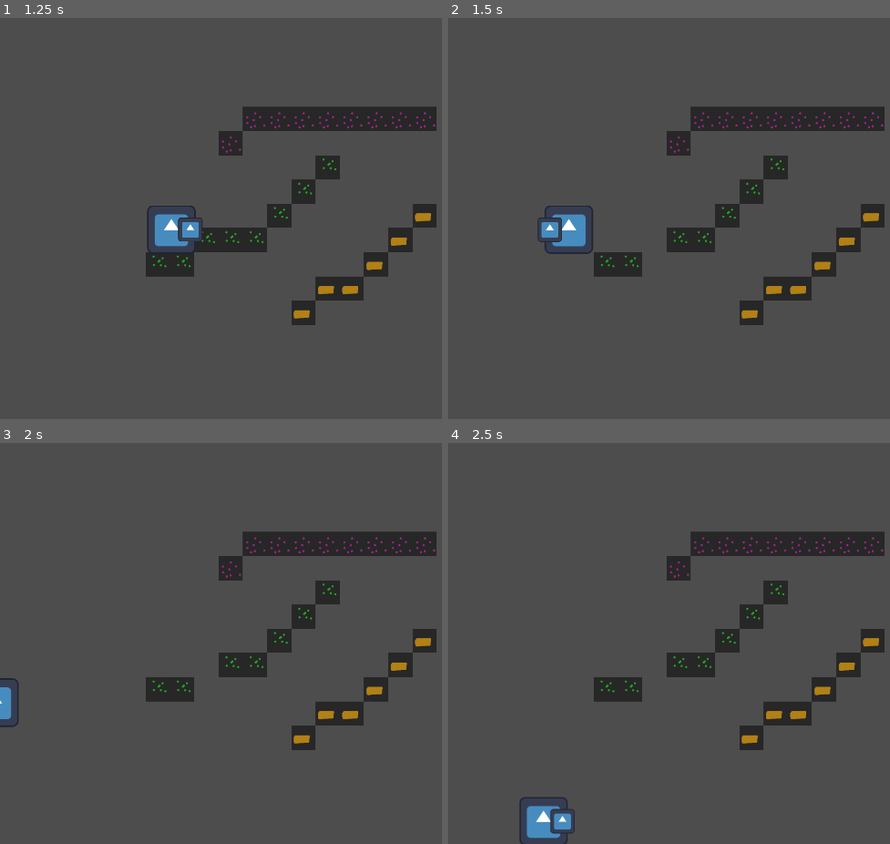
Above: before the commit, frames 1-4 (two rows, left to right).
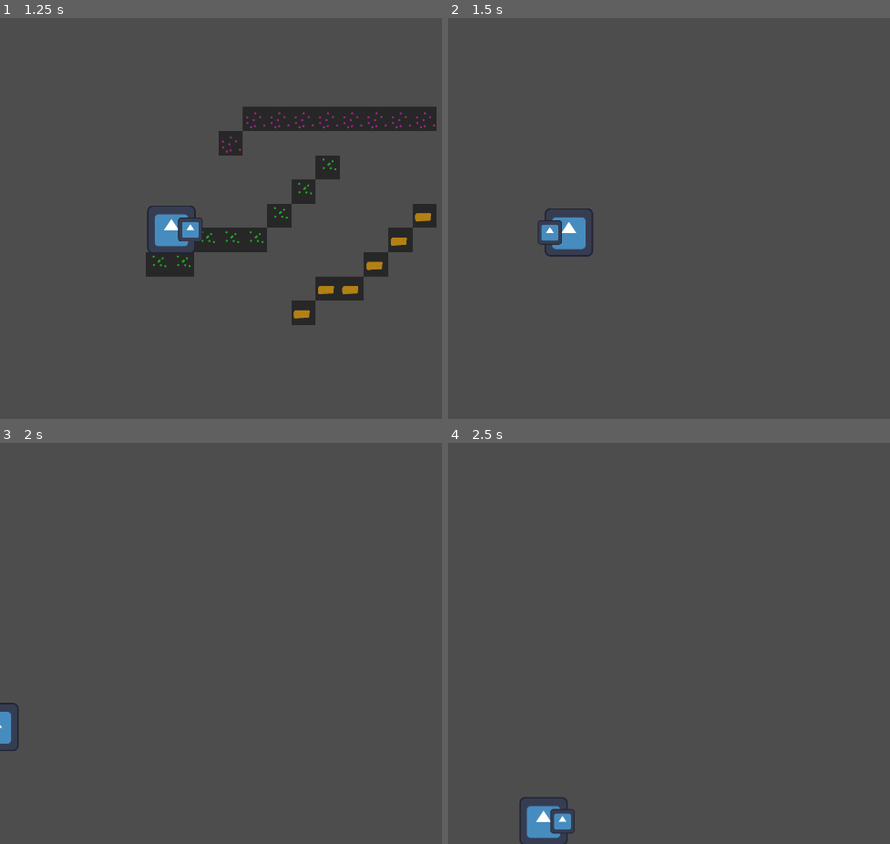
Above: after the commit, the same moments.

Repository: K2rlXYZ/UT-GameJam-23
Game: Godot game, scene res://Scenes/sandbox.tscn
Two runs of this game, one before a commit and one after it. Both use one fixed random seed, a clock stepped at 60 frames per second and the inputs below. The engine's default icon, where the game draws it, is replaced by a stand-in: a white triangle on a blue panel in a dark square.
Inputs (mouse positions are in pixels of both pictures, inside the frame that each line leads up to):
- Up to frame 1 (1.25 s): move the mouse to (outside the picture) at 0.52 s; press the mouse at (outside the picture) at 0.53 s; hold D (right) from 0.53 s (still down)
- Up to frame 2 (1.5 s): move the mouse to (664, 234) at 1.27 s; release D (right) at 1.28 s; release the mouse at (664, 234) at 1.28 s; hold A (left) from 1.28 s (still down); click (664, 234) at 1.35 s
- Up to frame 3 (2 s): keep holding A (left)
- Up to frame 4 (2.5 s): move the mouse to (885, 551) at 2.02 s; release A (left) at 2.03 s; press the mouse at (885, 551) at 2.03 s; hold D (right) from 2.03 s (still down)

Frame 1 is identical in both runs. In frame 2, 7.8% of the frame differs, in the area x 20-99%, y 22-77%; in frame 3, 7.7%; in frame 4, 7.3%.

Commit message:
mining not working correctly >;(

Diff:
--- a/Scenes/BetterTileData.gd
+++ b/Scenes/BetterTileData.gd
@@ -5,7 +5,7 @@
 var local_pos: Vector2i
 var durability: int
 
-func new(lp: Vector2i):
+func neww(lp: Vector2i, dur: int = 1) -> BetterTileData:
 	self.local_pos = lp
-	self.durability = 3
+	self.durability = dur
 	return self
--- a/Scenes/BetterTilesData.gd
+++ b/Scenes/BetterTilesData.gd
@@ -1,4 +1,6 @@
 # THIS NODES PARENT SHOULD BE A TILEMAP
+
+class_name BetterTilesData
 
 extends Node2D
 
@@ -8,7 +10,7 @@
 func _ready():
 	var tilemap = self.get_parent() as TileMap
 	for cell_coords in tilemap.get_used_cells(0):
-		lst.append(BetterTileData.new())
+		lst.append(BetterTileData.new().neww(cell_coords))
 
 
 # Called every frame. 'delta' is the elapsed time since the previous frame.
--- a/Scenes/player_character.gd
+++ b/Scenes/player_character.gd
@@ -39,8 +39,9 @@
 		var tilemap = raycast.get_collider() as TileMap
 		var local_coord = tilemap.local_to_map(tilemap.to_local(cp+vect.limit_length(20))) as Vector2i
 		tilemap.set_cell(0, local_coord, -1)
-		tilemap.fix_invalid_tiles()
-		tilemap.force_update(0)
+		tilemap.erase_cell(0, local_coord)
+		tilemap.clear_layer(0)
+
 
 
 func mine_test():
@@ -54,4 +55,8 @@
 # Called every frame. 'delta' is the elapsed time since the previous frame.
 func _physics_process(delta):
 	movement(delta)
-	mine_test()
+
+func _input(event):
+	if event is InputEventMouse:
+		if event.is_action_pressed("clickLeft"):
+			mine_test()
--- a/Scenes/sandbox.tscn
+++ b/Scenes/sandbox.tscn
@@ -1,5 +1,6 @@
-[gd_scene load_steps=5 format=3 uid="uid://btwiwj6rr37q7"]
+[gd_scene load_steps=6 format=3 uid="uid://btwiwj6rr37q7"]
 
+[ext_resource type="PackedScene" uid="uid://drqvgabvb1y4c" path="res://Scenes/tiles_descriptor.tscn" id="2_ph851"]
 [ext_resource type="TileSet" uid="uid://dbhny88sxygd2" path="res://Resources/Tilesets/tileset.tres" id="2_rpt32"]
 [ext_resource type="PackedScene" uid="uid://jhcxxjphb1ov" path="res://Scenes/player_character.tscn" id="3_1n3b2"]
 
@@ -15,7 +16,9 @@
 format = 2
 layer_0/tile_data = PackedInt32Array(655366, 65536, 0, 655367, 65536, 0, 589832, 65536, 0, 589833, 65536, 0, 589834, 65 …(307 unchanged characters)…
 
-[node name="Area2D_PlayerCharacter" parent="." instance=ExtResource("3_1n3b2")]
+[node name="BetterTilesData" parent="TileMap" instance=ExtResource("2_ph851")]
+
+[node name="Area2D_PlayerCharacter" parent="TileMap" instance=ExtResource("3_1n3b2")]
 
 [node name="StaticBody_WorldBoundingBox" type="StaticBody2D" parent="."]
 collision_layer = 65535
Not shown: 1 places in Scenes/light_test.tscn that only renumber resources
